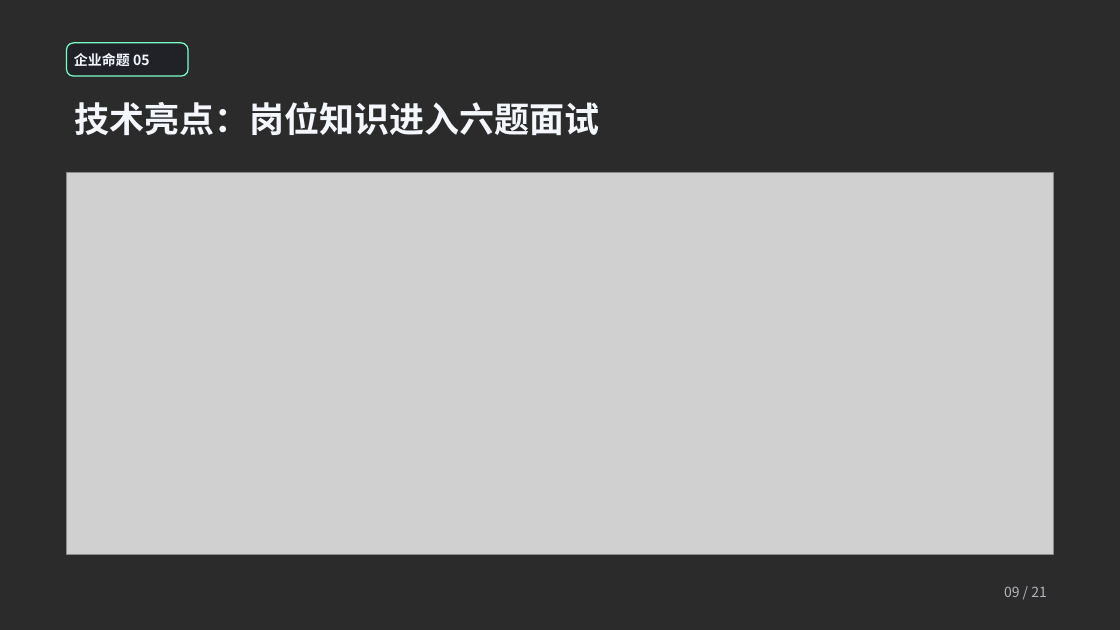
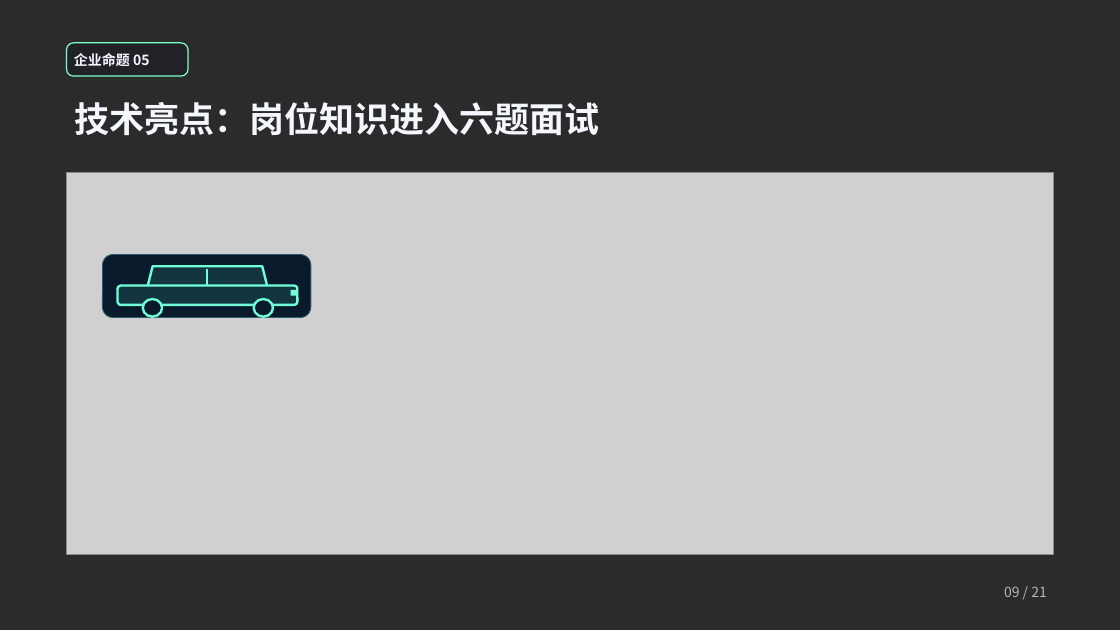
Before and after one commit to a1610064859-beep/ai_interview_hub, a slide deck: slide 9 of deliverables/项目验收汇报_审查修订版_箭头修复版.pptx. Drawn at 1120x630 pixels with LibreOffice and Linux fonts; fonts in the diff are those of the drawing; grey boxes stand for pictures; background and template pictures are left out; a plain dark background stands for a picture behind light text. Boxes give left, top, right and bottom in pixels: in the first picture for what was removed or moved away, otherwise in the second. Text is boxed around its words. In the diff, an @@ line names an element or a change of style, - is before the commit and + after.

```diff
--- a/deliverables/项目验收汇报_审查修订版_箭头修复版.pptx
+++ b/deliverables/项目验收汇报_审查修订版_箭头修复版.pptx
@@ rounded rectangle added at (x1=103, y1=255, x2=311, y2=318), fill #081A2C, outline #2F5D6D 0.8 pt @@
@@ trapezoid added at (x1=147, y1=266, x2=268, y2=289), fill #123540, outline #71FFD7 2 pt @@
@@ line added from (207, 269) to (207, 286), #71FFD7 1.5 pt @@
@@ rounded rectangle added at (x1=118, y1=286, x2=297, y2=305), fill #123540, outline #71FFD7 2 pt @@
@@ ellipse added at (x1=143, y1=299, x2=162, y2=317), fill #081A2C, outline #71FFD7 2 pt @@
@@ ellipse added at (x1=254, y1=299, x2=273, y2=317), fill #081A2C, outline #71FFD7 2 pt @@
@@ rectangle added at (x1=291, y1=290, x2=297, y2=296), fill #71FFD7 @@
```
Also in this commit, not shown: 3 other slides changed, 1 other file.
